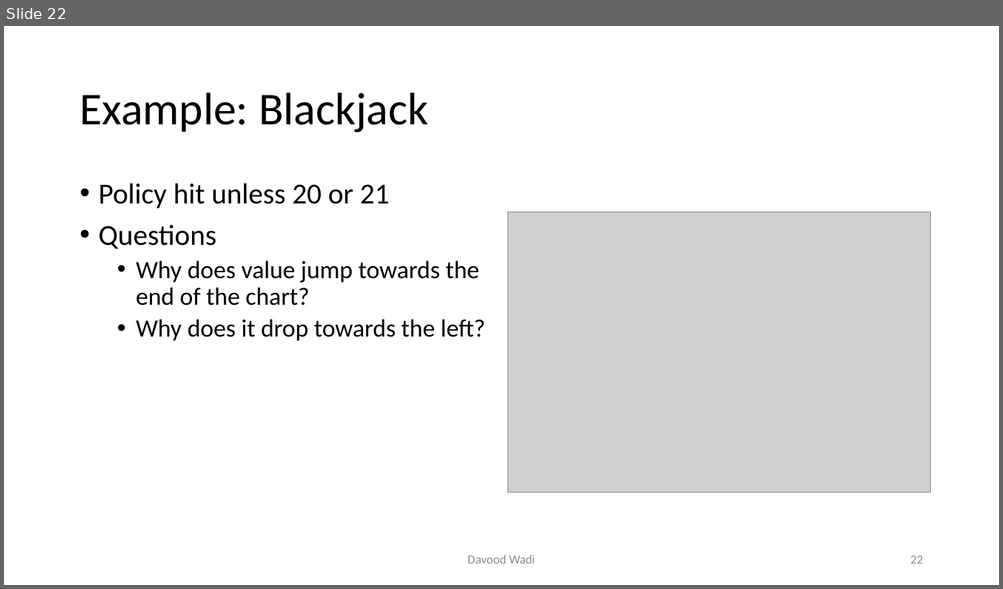
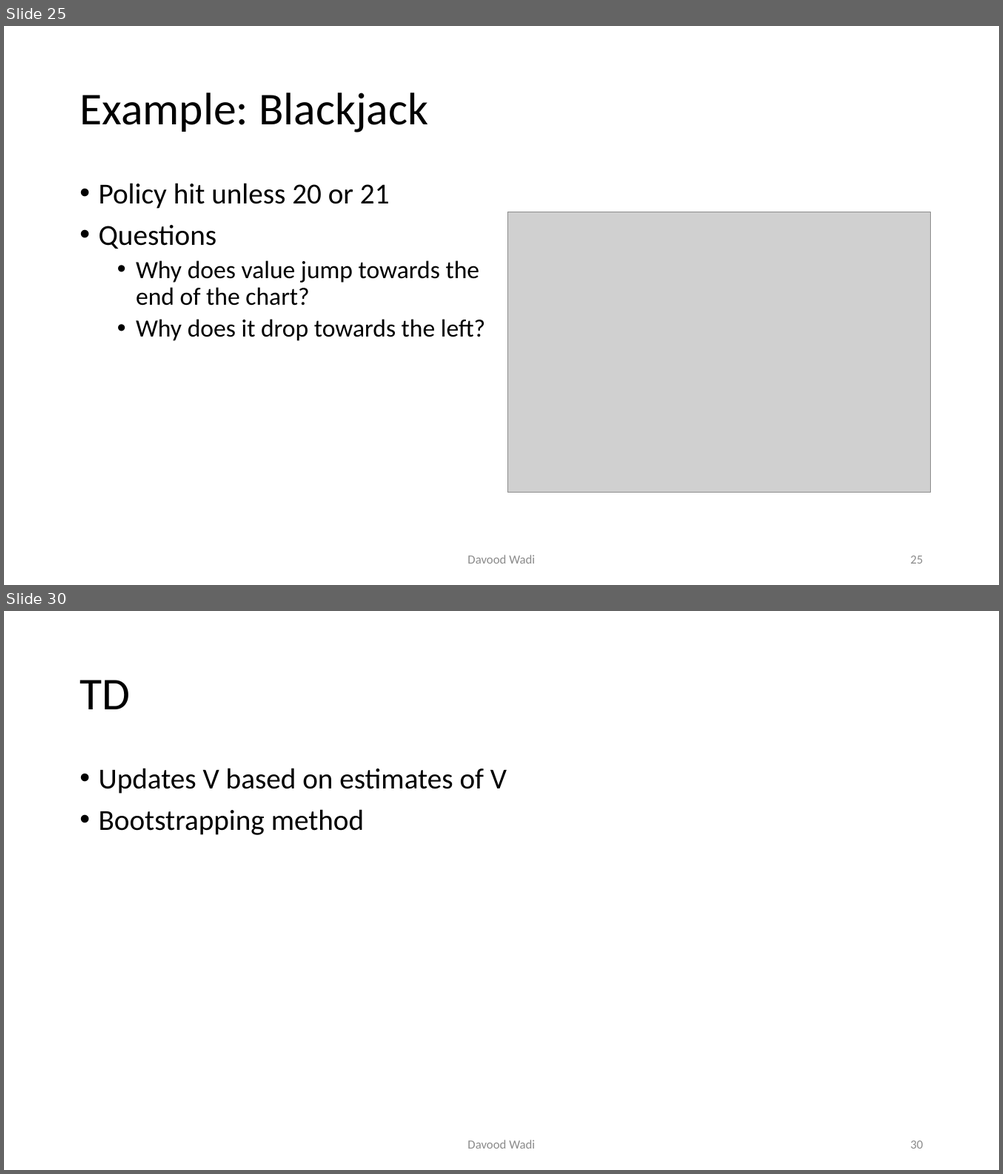
Before and after one commit to davoodwadi/davoodwadi.github.io, a slide deck: RL/RL1_slides.pptx. Shown one above the other, each under a label of ours: slide 22 before the commit, slides 25 and 30 after it; the slides between them are not shown. The pictures are 1003x589 and 1003x1174 pixels, drawn with LibreOffice and Linux fonts; fonts in the diff are those of the drawing; grey boxes stand for pictures; background and template pictures are left out. Boxes give left, top, right and bottom in pixels: in the first picture for what was removed or moved away, otherwise in the second. Text is boxed around its words. In the diff, an @@ line names an element or a change of style, - is before the commit and + after.

```diff
--- a/RL/RL1_slides.pptx
+++ b/RL/RL1_slides.pptx
@@ slide 30 added at (4,611,999,1170), background #FFFFFF @@
@@ title added at (79,680,130,709), 44 pt, text #000000 @@
+TD
@@ text added at (99,768,506,835), 28 pt, text #000000 @@
+• Updates V based on estimates of V
+• Bootstrapping method
@@ text added at (467,1140,535,1149), 12 pt, text #8C8C8C @@
+Davood Wadi
@@ page number added at (910,1141,922,1149), 12 pt, text #8C8C8C @@
+30
@@ what was slide 22 is now slide 25 @@
@@ page number at (910,556,922,564): text changed @@
-22
+25
```
Also in this commit, not shown: 1 slide changed, 9 other slides added.
